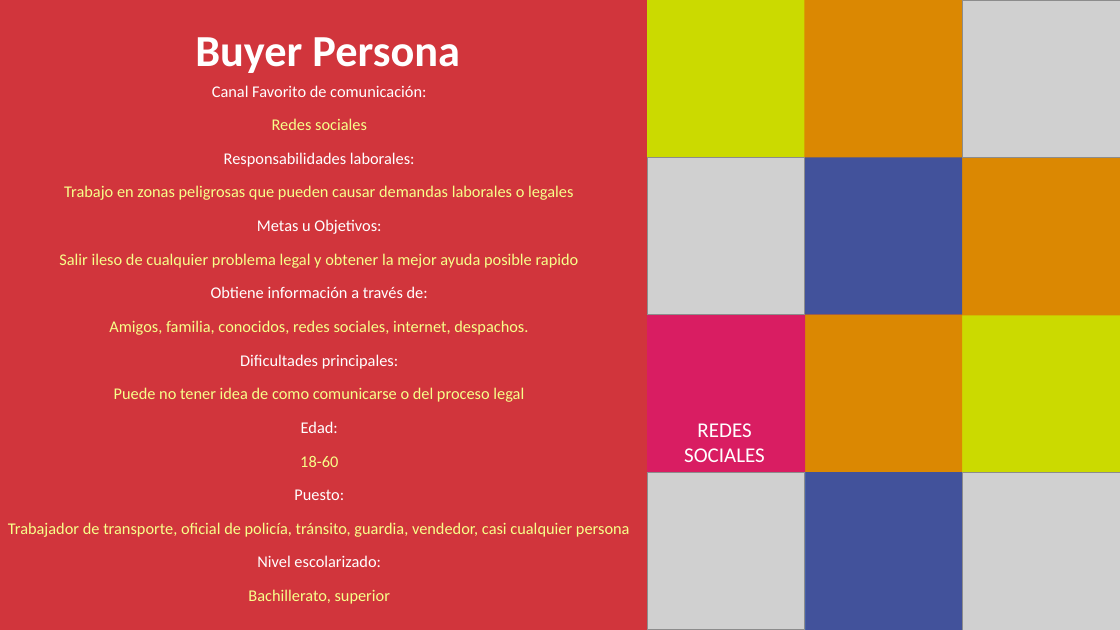
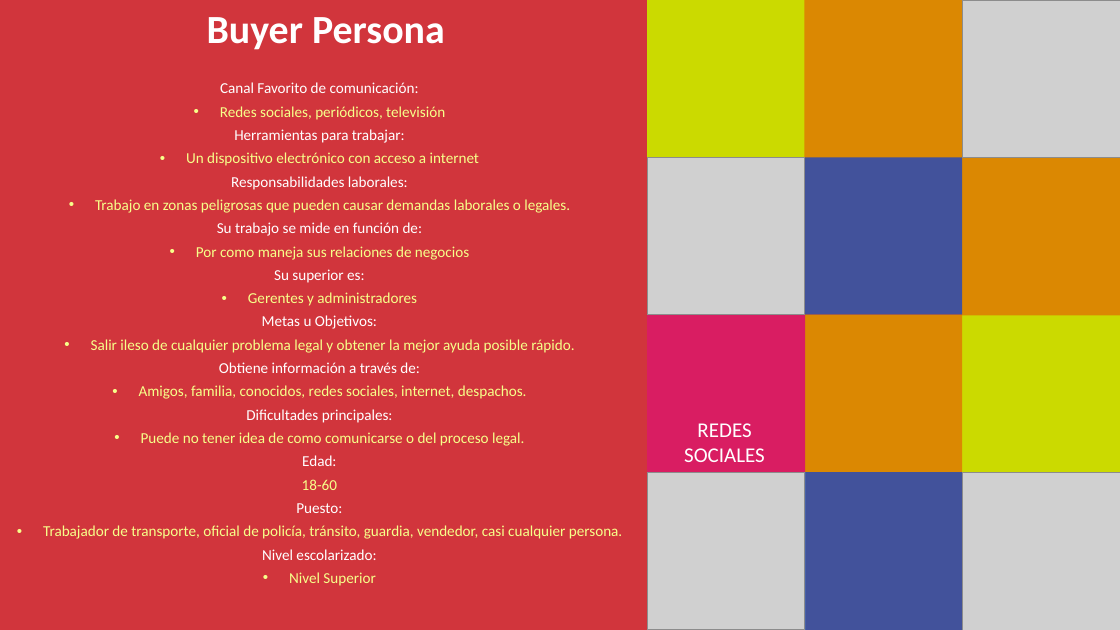
Before and after one commit to MoisesArroyo/LaunchX-Dev, a slide deck: slide 1 of Intro Fronted/BuyerPersona/Buyer Persona.pptx. Drawn at 1120x630 pixels with LibreOffice and Linux fonts; fonts in the diff are those of the drawing; grey boxes stand for pictures. Boxes give left, top, right and bottom in pixels: in the first picture for what was removed or moved away, otherwise in the second. Text is boxed around its words. In the diff, an @@ line names an element or a change of style, - is before the commit and + after.

```diff
--- a/Intro Fronted/BuyerPersona/Buyer Persona.pptx
+++ b/Intro Fronted/BuyerPersona/Buyer Persona.pptx
@@ title "Buyer Persona": place and size @@
-title "Buyer Persona" at [195,37,460,73]
+title "Buyer Persona" at [207,17,445,50]
@@ title "Buyer Persona" at [207,17,445,50]: size 38 to 34.2 pt @@
@@ text at [139,82,527,560]: size 14 to 12.9 pt in "Canal Favorito de comunicación:", "Responsabilidades laborales:", "Metas u Objetivos:", "Obtiene información a través de:" and 6 more places; line spacing 1 to 0.9; less space between paragraphs; bullet none to • @@
@@ text at [186,106,479,166]: text changed; size 14 to 12.9 pt @@
-Redes sociales
+• Redes sociales, periódicos, televisión
+Herramientas para trabajar:
+• Un dispositivo electrónico con acceso a internet
@@ text at [95,199,570,306]: text changed; size 14 to 12.9 pt @@
-Trabajo en zonas peligrosas que pueden causar demandas laborales o legales
+• Trabajo en zonas peligrosas que pueden causar demandas laborales o legales.
+Su trabajo se mide en función de:
+• Por como maneja sus relaciones de negocios
+Su superior es:
+• Gerentes y administradores
@@ text at [91,339,574,353]: text changed; size 14 to 12.9 pt @@
-Salir ileso de cualquier problema legal y obtener la mejor ayuda posible rapido
+• Salir ileso de cualquier problema legal y obtener la mejor ayuda posible rápido.
@@ text at [141,432,524,446]: text changed; size 14 to 12.9 pt @@
-Puede no tener idea de como comunicarse o del proceso legal
+• Puede no tener idea de como comunicarse o del proceso legal.
@@ text at [43,525,622,539]: text changed; size 14 to 12.9 pt @@
-Trabajador de transporte, oficial de policía, tránsito, guardia, vendedor, casi cualquier persona
+• Trabajador de transporte, oficial de policía, tránsito, guardia, vendedor, casi cualquier persona.
@@ text at [289,572,375,586]: text changed; size 14 to 12.9 pt @@
-Bachillerato, superior
+• Nivel Superior
```
Also in this commit, not shown: 1 other file.
